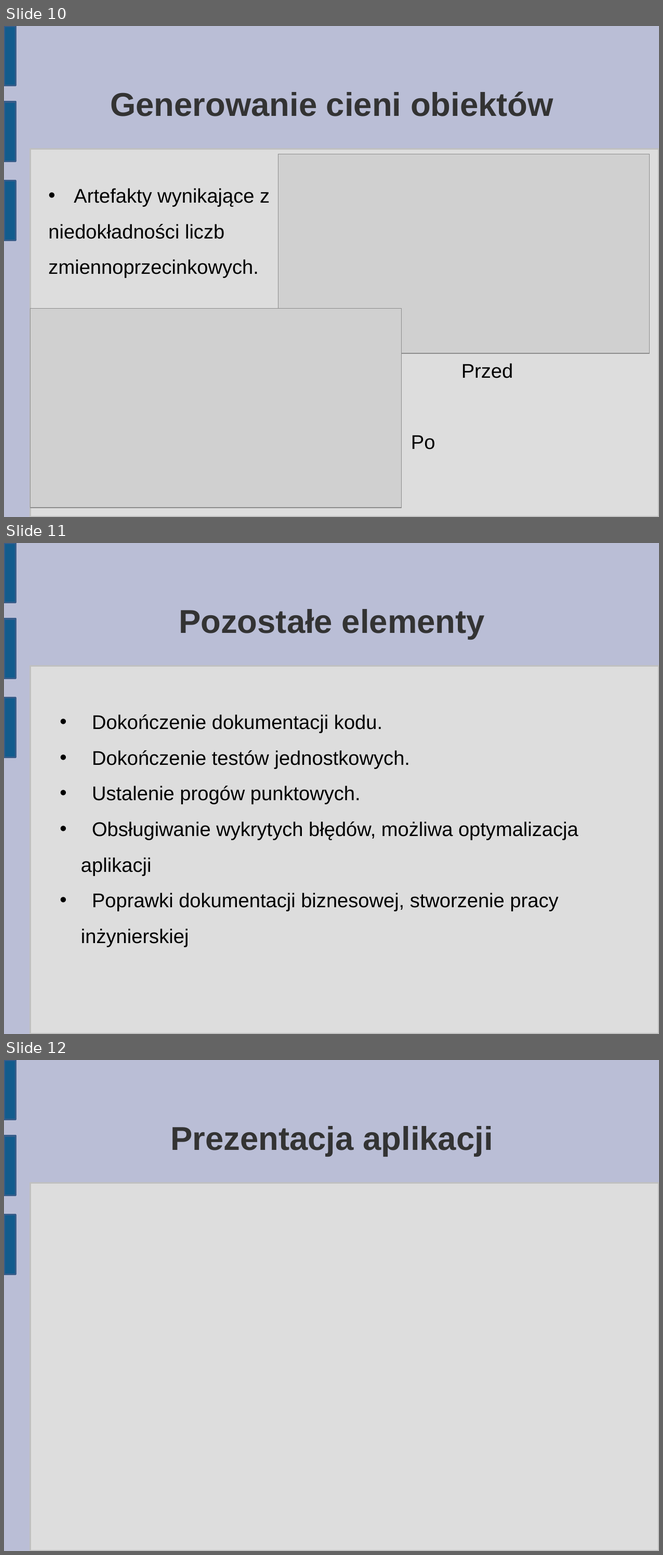
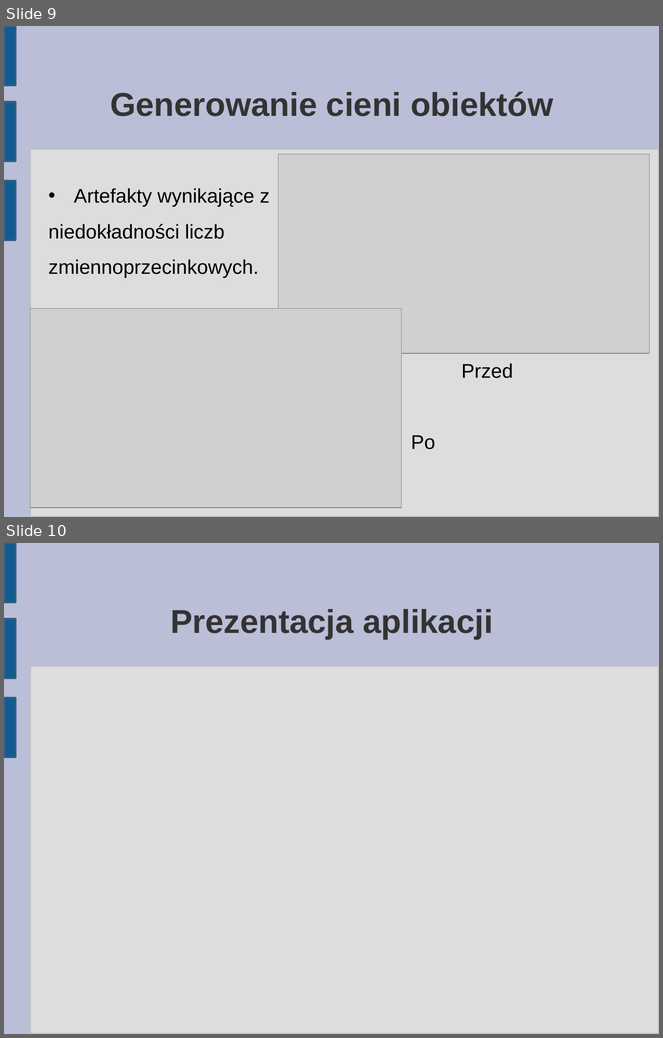
Before and after one commit to matkaczmarski/Praca-inzynierska, a slide deck: Prezentacja/Praca Inżynierska 2.odp. Shown one above the other, each under a label of ours: slides 10, 11 and 12 before the commit, slides 9 and 10 after it. The pictures are 663x1555 and 663x1038 pixels, drawn with LibreOffice and Linux fonts; fonts in the diff are those of the drawing; grey boxes stand for pictures. Boxes give left, top, right and bottom in pixels: in the first picture for what was removed or moved away, otherwise in the second. Text is boxed around its words. In the diff, an @@ line names an element or a change of style, - is before the commit and + after.

```diff
--- a/Prezentacja/Praca Inżynierska 2.odp
+++ b/Prezentacja/Praca Inżynierska 2.odp
@@ slide 11 removed at [4,543,659,1034], background #BABED6; not listed: 4 template elements that a slide beside it also shows @@
@@ title removed at [179,609,485,639] @@
-Pozostałe elementy
@@ text removed at [81,715,579,948] @@
-• Dokończenie dokumentacji kodu.
-• Dokończenie testów jednostkowych.
-• Ustalenie progów punktowych.
-• Obsługiwanie wykrytych błędów, możliwa optymalizacja aplikacji
-• Poprawki dokumentacji biznesowej, stworzenie pracy inżynierskiej
@@ what was slide 10 is now slide 9 @@
@@ what was slide 12 is now slide 10 @@
```
Also in this commit, not shown: 2 slides changed, 24 other slides removed, 1 other file.
